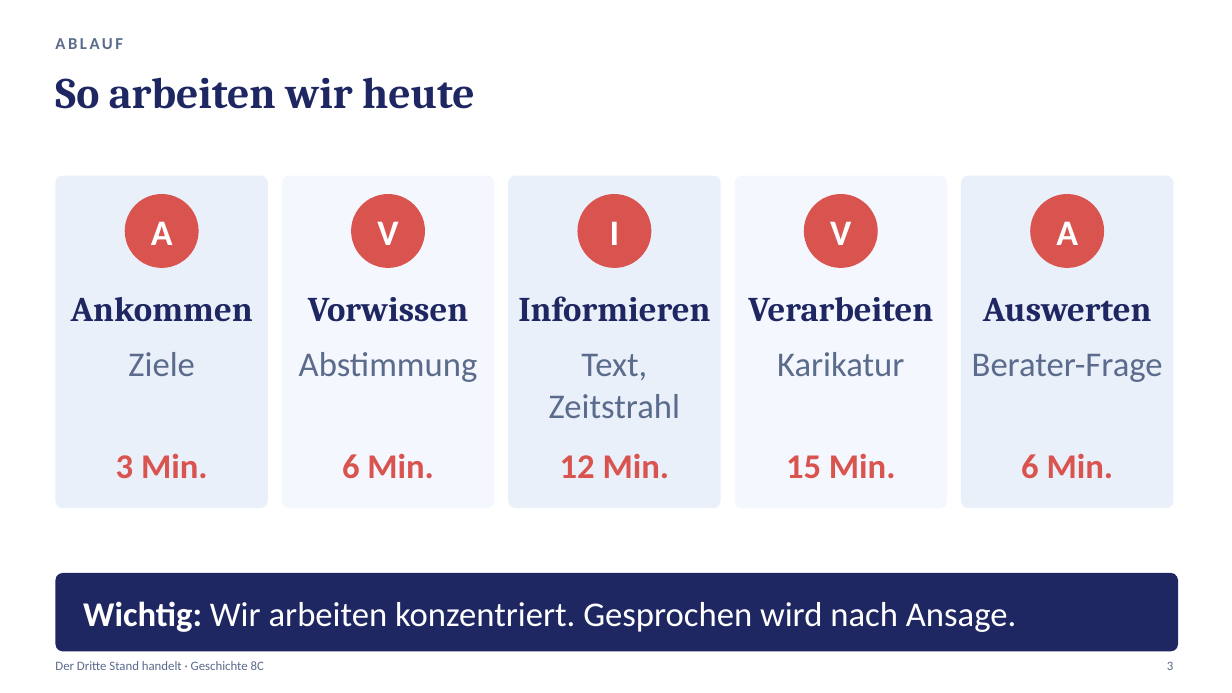
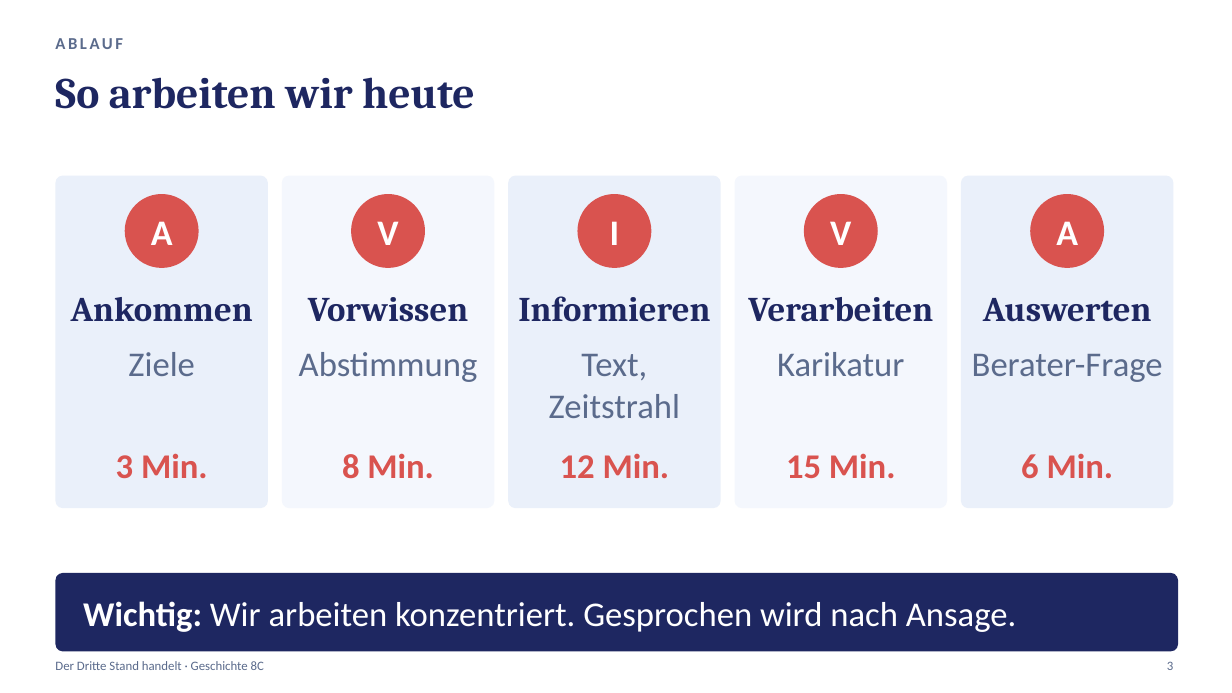
Before and after one commit to golzkonstantin-gif/Schule, a slide deck: slide 3 of Geschichte_8/Stunde2_Nationalversammlung/Praesentation_Stunde2_Nationalversammlung.pptx. Drawn at 1232x693 pixels with LibreOffice and Linux fonts; fonts in the diff are those of the drawing. Boxes give left, top, right and bottom in pixels: in the first picture for what was removed or moved away, otherwise in the second. Text is boxed around its words. In the diff, an @@ line names an element or a change of style, - is before the commit and + after.

```diff
--- a/Geschichte_8/Stunde2_Nationalversammlung/Praesentation_Stunde2_Nationalversammlung.pptx
+++ b/Geschichte_8/Stunde2_Nationalversammlung/Praesentation_Stunde2_Nationalversammlung.pptx
@@ text at (x1=342, y1=453, x2=434, y2=478): text changed @@
-6 Min.
+8 Min.
```
Also in this commit, not shown: 2 other slides changed, 6 other files.
